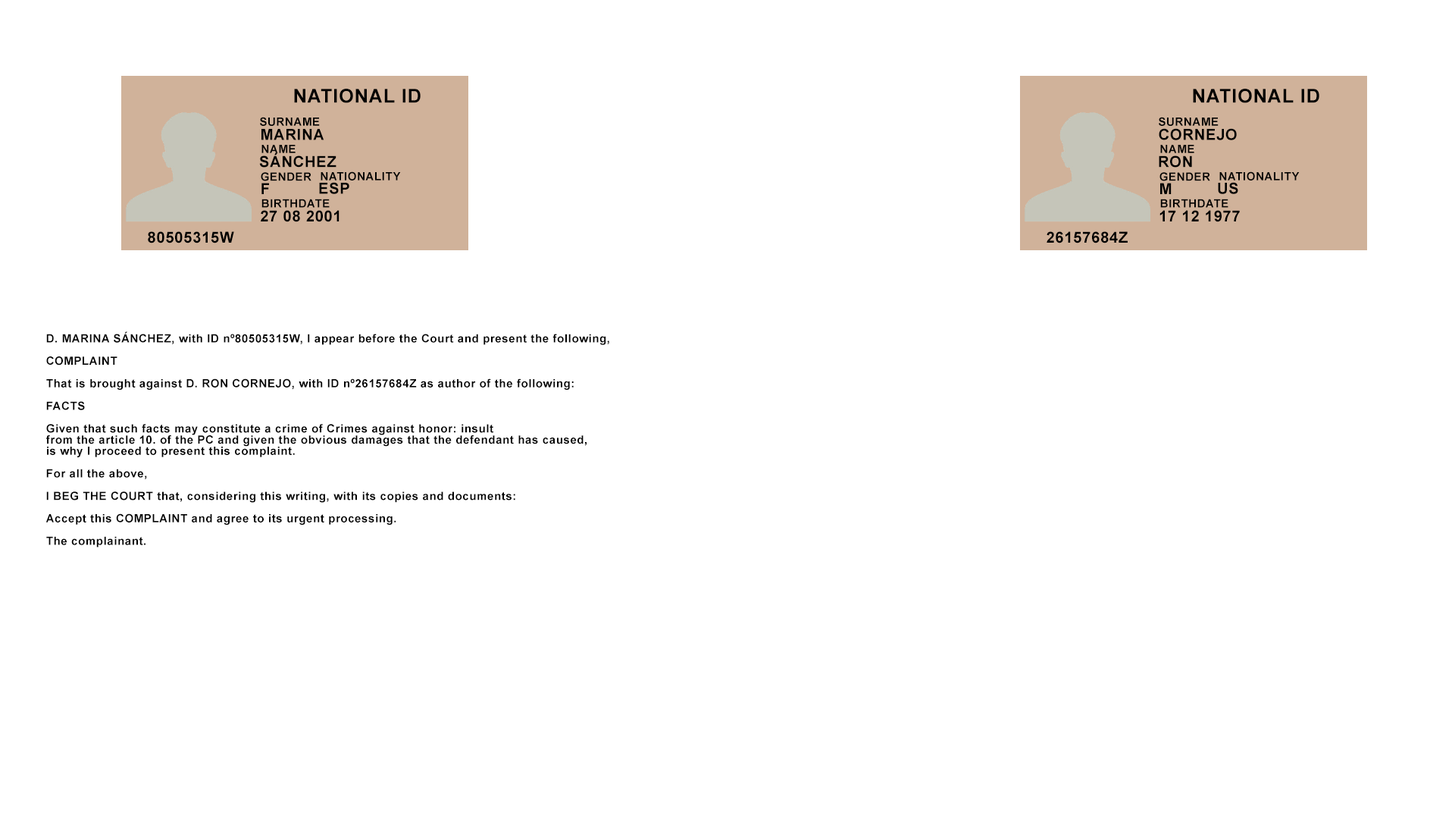
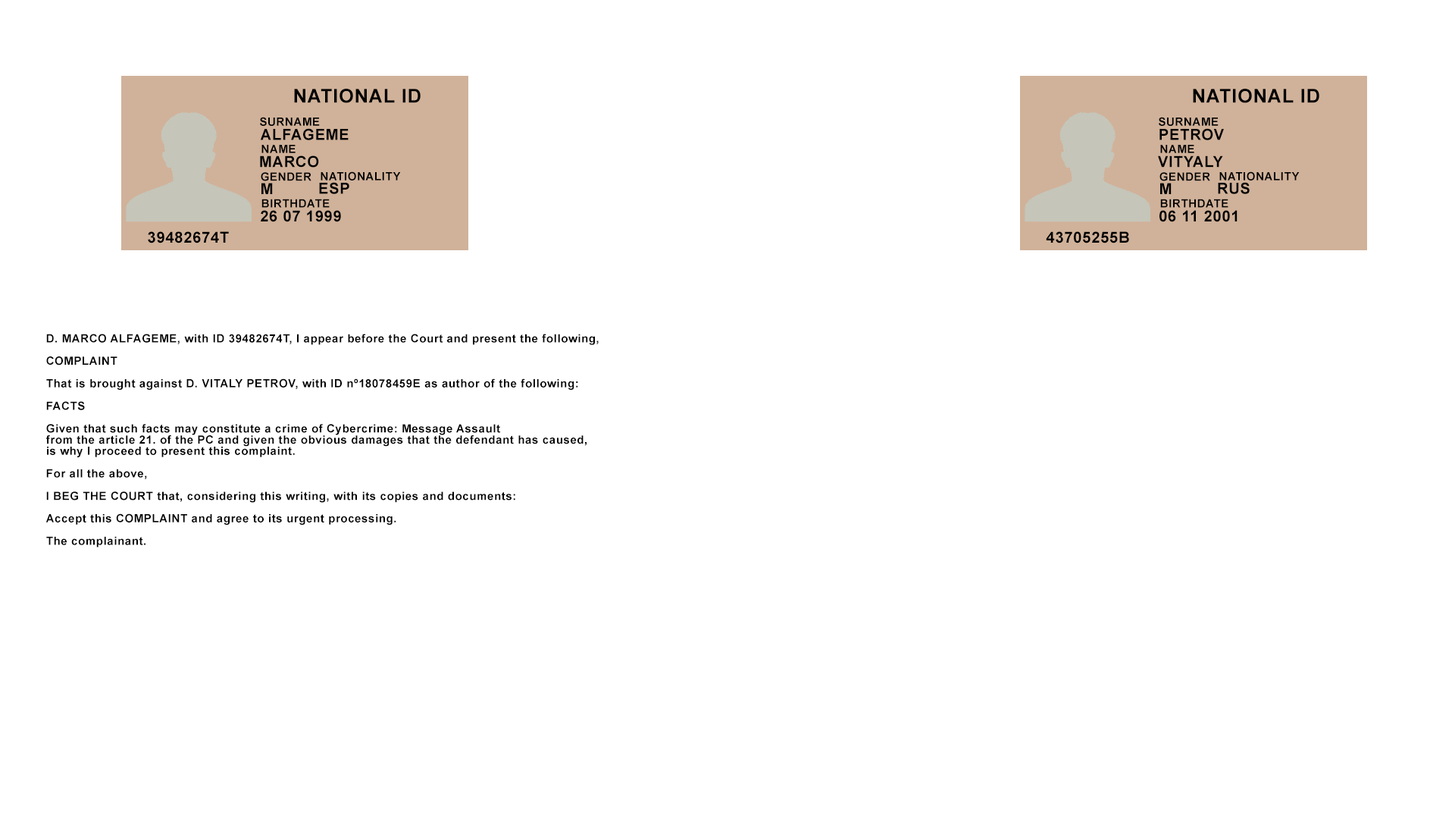
Two versions of the same layered image (1455x819). Layer-by-layer changes:
renamed "D. MARINA SÁNCHEZ, with ID nº80505315W, I appear before the Cou" to "D. MARCO ALFAGEME, with ID 39482674T, I appear before the Court", painted on it over [89, 331, 610, 445]
renamed "80505315W" to "39482674T", painted on it over [147, 231, 235, 244]
renamed "27 08 2001" to "26 07 1999", painted on it over [269, 209, 342, 223]
renamed "F" to "M", painted on it over [261, 182, 273, 195]
renamed "SÁNCHEZ" to "MARCO", painted on it over [259, 152, 337, 168]
renamed "MARINA" to "ALFAGEME", painted on it over [259, 128, 349, 141]
renamed "26157684Z" to "43705255B", painted on it over [1046, 231, 1130, 244]
renamed "17 12 1977" to "06 11 2001", painted on it over [1159, 209, 1241, 223]
renamed "US" to "RUS", painted on it over [1218, 181, 1250, 195]
renamed "RON" to "VITYALY", painted on it over [1158, 155, 1224, 168]
renamed "CORNEJO" to "PETROV", painted on it over [1158, 128, 1238, 141]
